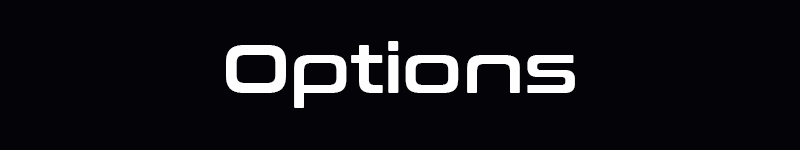
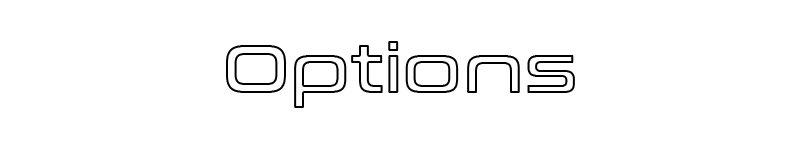
Comparing the layer stacks of the two w=800, h=150 images. Changes:
hid "Background" over [0, 0, 800, 150]
